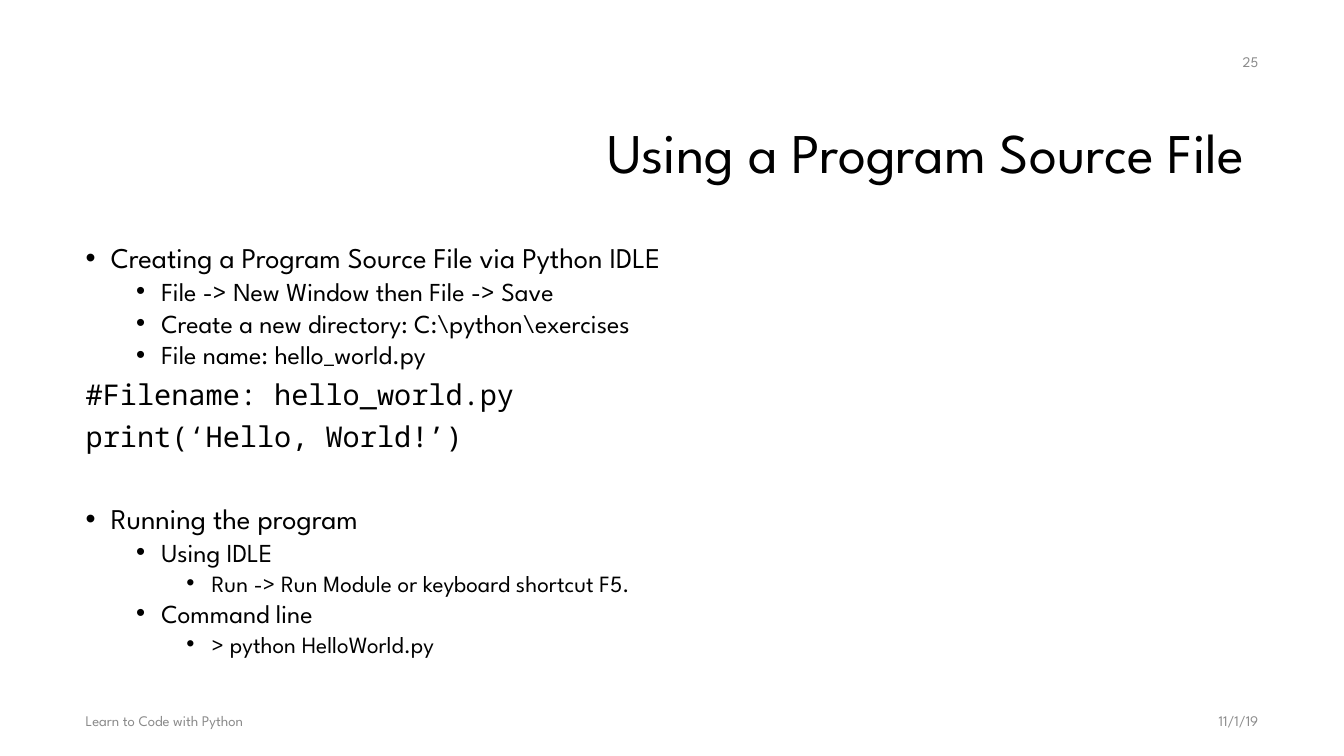
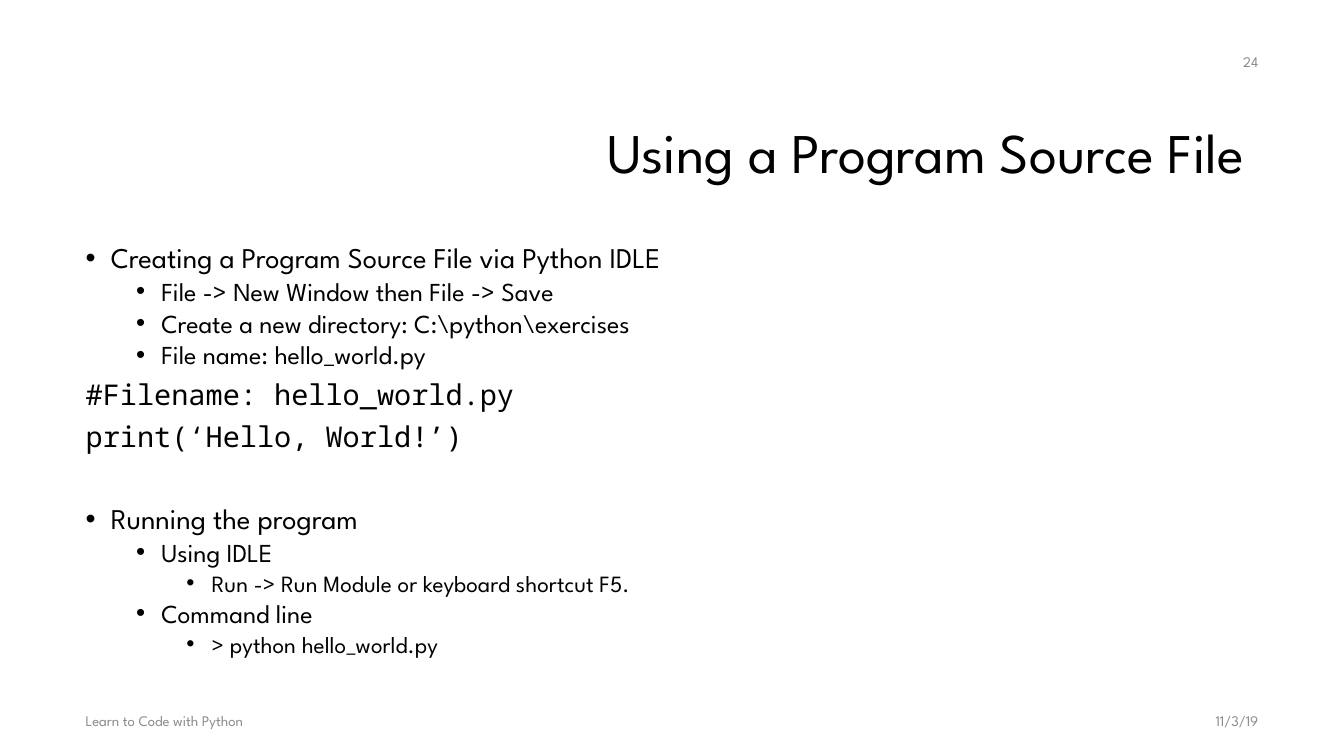
Before and after one commit to chiachang100/LearnToCodeWithPython, a slide deck: slide 24 of docs/LearnToCodeWithPython.pptx (slide 25 before the commit). Drawn at 1344x756 pixels with LibreOffice and Linux fonts; fonts in the diff are those of the drawing; background and template pictures are left out. Boxes give left, top, right and bottom in pixels: in the first picture for what was removed or moved away, otherwise in the second. Text is boxed around its words. In the diff, an @@ line names an element or a change of style, - is before the commit and + after.

```diff
--- a/docs/LearnToCodeWithPython.pptx
+++ b/docs/LearnToCodeWithPython.pptx
@@ page number at (x1=1243, y1=57, x2=1258, y2=67): text changed @@
-25
+24
@@ text at (x1=230, y1=637, x2=438, y2=658): text changed @@
-    • > python HelloWorld.py
+    • > python hello_world.py
@@ text at (x1=1216, y1=716, x2=1259, y2=727): text changed @@
-11/1/19
+11/3/19
```
Also in this commit, not shown: 143 other slides changed, 1 other file.
